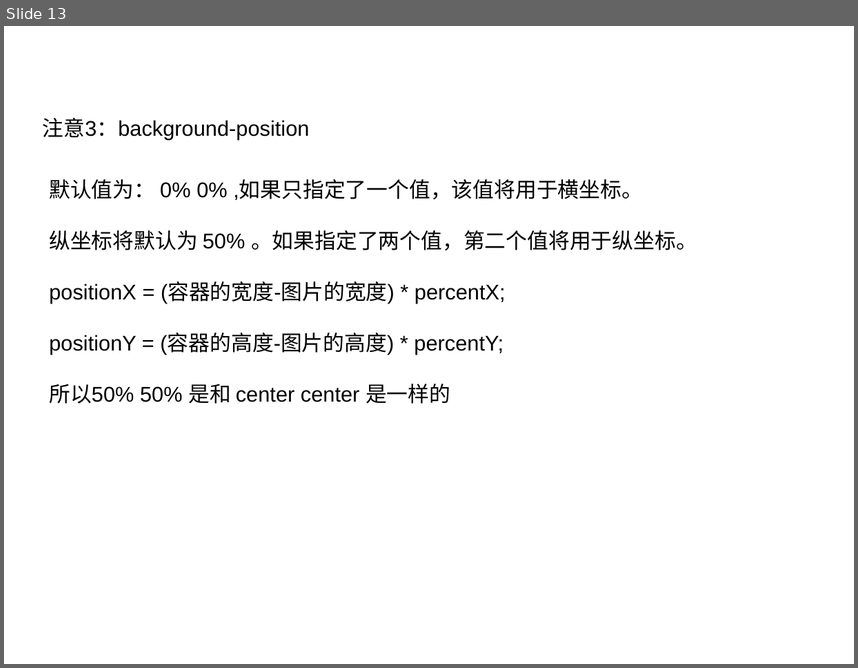
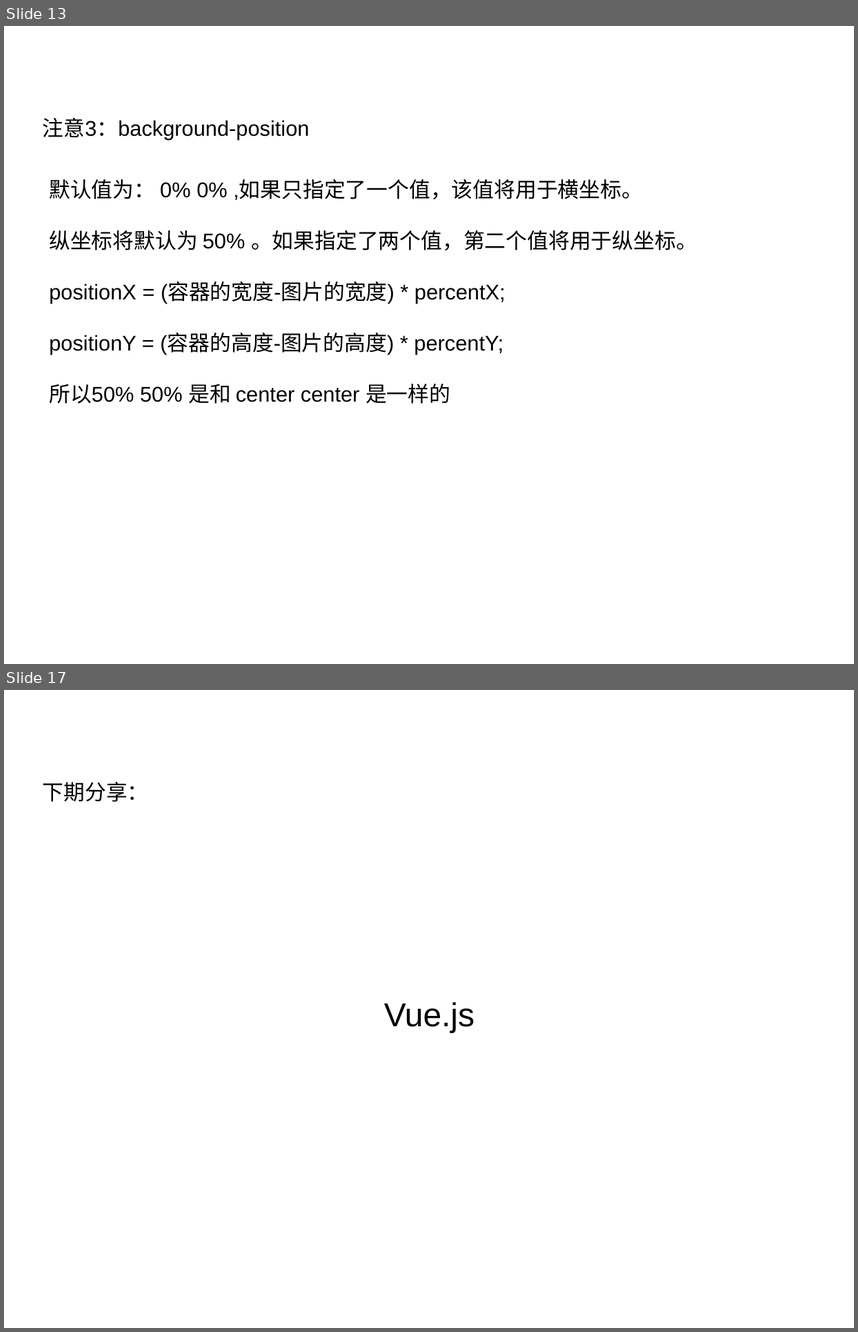
Before and after one commit to femonster/groceries, a slide deck: css-demo/分享模板.ppt. Shown one above the other, each under a label of ours: slide 13 before the commit, slides 13 and 17 after it; the slides between them are not shown. The pictures are 858x668 and 858x1332 pixels, drawn with LibreOffice and Linux fonts; fonts in the diff are those of the drawing; background and template pictures are left out. Boxes give left, top, right and bottom in pixels: in the first picture for what was removed or moved away, otherwise in the second. Text is boxed around its words. In the diff, an @@ line names an element or a change of style, - is before the commit and + after.

```diff
--- a/css-demo/分享模板.ppt
+++ b/css-demo/分享模板.ppt
@@ slide 17 added at [4, 690, 854, 1328], background picture (left out) @@
@@ text added at [43, 782, 149, 802], 18 pt, text #000000 @@
+下期分享：
@@ text added at [384, 1002, 475, 1032], 28 pt, text #000000 @@
+Vue.js
```
Also in this commit, not shown: 1 slide changed, 3 other slides added, 1 slide removed.
